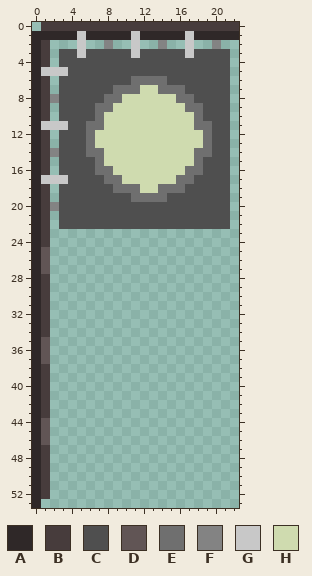
Pixel-art sprite, stored at res/images/flags/japanese_banner.png. The picture above was drawn from the file before the commit.
The file is 23x54 pixels. Pixels under 10% opacity are left out. Colours within 5 levels of each other are drawn and written as one.
Palette (. is transparent): A #2f2828  B #473c3c  C #4f4f4f  D #615555  E #6f6f6f  F #838383  G #c8c8c8  H #cfdbaf
Pixels before, first column x 0:
 0 .BBBBBBBBBBBBBBBBBBBBBB
 1 AAAAAGAAAAAGAAAAAGAAAAA
 2 AB...G..F..G..F..G..F..
 3 AB.CCGCCCCCGCCCCCGCCCC.
 4 AB.CCCCCCCCCCCCCCCCCCC.
 5 AGGGCCCCCCCCCCCCCCCCCC.
 6 AB.CCCCCCCCEEEECCCCCCC.
 7 AB.CCCCCCEEEHHEEECCCCC.
 8 ABFCCCCCEEHHHHHHEECCCC.
 9 AB.CCCCEEHHHHHHHHEECCC.
10 AB.CCCCEHHHHHHHHHHECCC.
11 AGGGCCEEHHHHHHHHHHEECC.
12 AB.CCCEHHHHHHHHHHHHECC.
13 AB.CCCEHHHHHHHHHHHHECC.
14 ABFCCCEEHHHHHHHHHHEECC.
15 AB.CCCCEHHHHHHHHHHECCC.
16 AB.CCCCEEHHHHHHHHEECCC.
17 AGGGCCCCEEHHHHHHEECCCC.
18 AB.CCCCCCEEEHHEEECCCCC.
19 AB.CCCCCCCCEEEECCCCCCC.
20 ABFCCCCCCCCCCCCCCCCCCC.
21 AB.CCCCCCCCCCCCCCCCCCC.
22 AB.CCCCCCCCCCCCCCCCCCC.
23 AB.....................
24 AB.....................
25 AD.....................
26 AD.....................
27 AD.....................
28 AB.....................
29 AB.....................
30 AB.....................
31 AB.....................
32 AB.....................
33 AB.....................
34 AB.....................
35 AD.....................
36 AD.....................
37 AD.....................
38 AB.....................
39 AB.....................
40 AB.....................
41 AB.....................
42 AB.....................
43 AB.....................
44 AD.....................
45 AD.....................
46 AD.....................
47 AB.....................
48 AB.....................
49 AB.....................
50 AB.....................
51 AB.....................
52 AB.....................
53 A......................
The result:
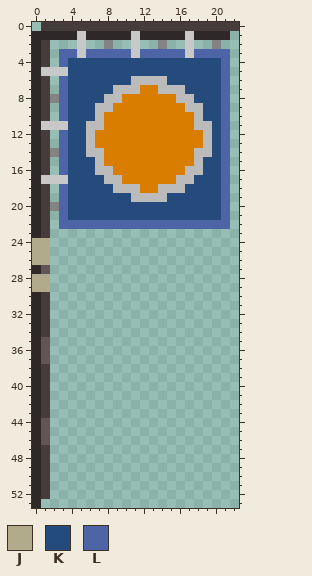
Colours new in this view: J #b1ab8c  K #254b7c  L #4d64a7
What changed:
Colour E changes from #6f6f6f to #bbbbbb.
Colour H changes from #cfdbaf to #d97d00.
Colour J replaces colour A in rows 24 to 26 at x 0; in rows 28 to 29 at x 0.
Colour J replaces colour B in row 24 at x 1; in rows 28 to 29 at x 1.
Colour J replaces colour D in rows 25 to 26 at x 1.
Colour K replaces colour C in rows 4 to 5 at x 4 to 20; in row 6 at x 4 to 10 and 15 to 20; in row 7 at x 4 to 8 and 17 to 20; in row 8 at x 4 to 7 and 18 to 20; in rows 9 to 10 at x 4 to 6 and 19 to 20; in rows 11 to 14 at x 4 to 5 and 20.
Colour K replaces colour C in rows 15 to 16 at x 4 to 6 and 19 to 20; in row 17 at x 4 to 7 and 18 to 20; in row 18 at x 4 to 8 and 17 to 20; in row 19 at x 4 to 10 and 15 to 20; in rows 20 to 21 at x 4 to 20.
Colour L replaces colour C in row 3 at x 3 to 4, 6 to 10, 12 to 16 and 18 to 21; in row 4 at x 3 and 21; in row 5 at x 21; in rows 6 to 10 at x 3 and 21; in row 11 at x 21; in rows 12 to 16 at x 3 and 21.
Colour L replaces colour C in row 17 at x 21; in rows 18 to 21 at x 3 and 21; in row 22 at x 3 to 21.
Colour A is removed in row 1 at x 22.
Changed places in both pictures, as pixel boxes (x1, y1, x2, y2):
changed: (32, 31, 239, 292)
